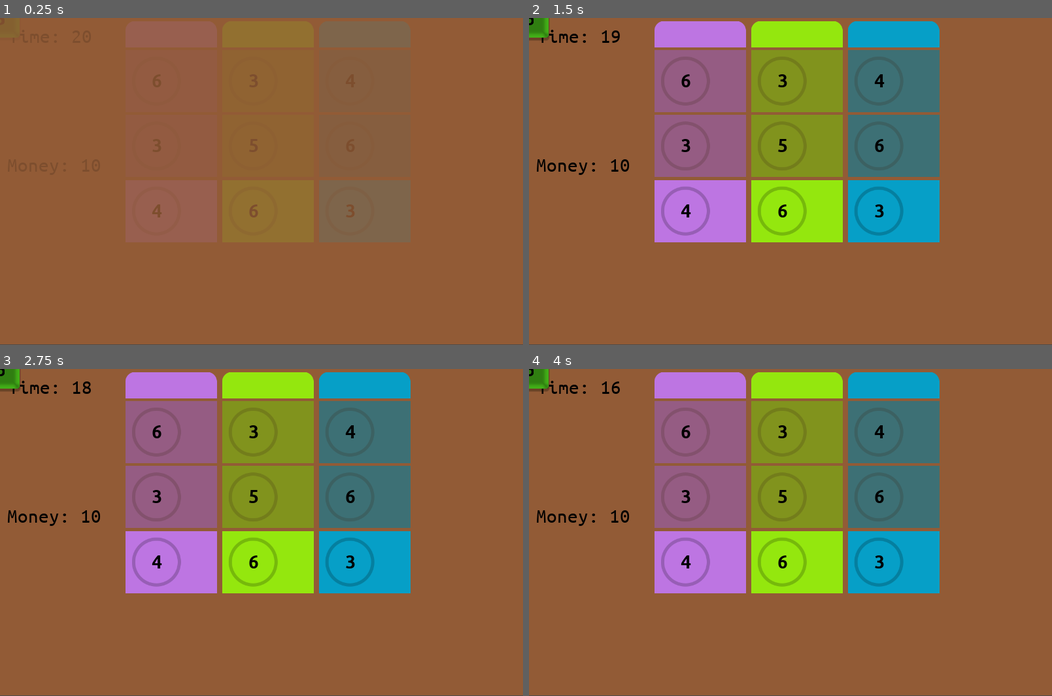
Above: before the commit, frames 1-4 (two rows, left to right).
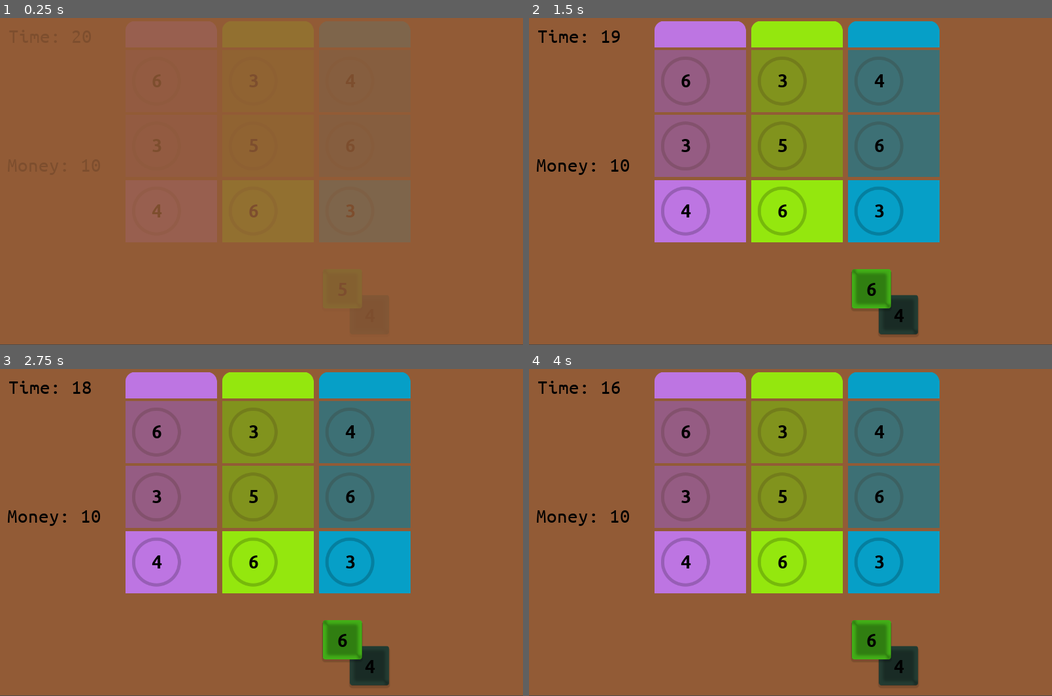
Above: after the commit, the same moments.

Repository: matzebond/DiceRepair
Game: Godot game, scene res://scenes/screens/RootNode.tscn
Same seed, same stepped clock (60 frames per second), same inputs: the game is played once before the commit and once after it.
Inputs (mouse positions are in pixels of both pictures, inside the frame that each line leads up to):
- Up to frame 1 (0.25 s): no input
- Up to frame 2 (1.5 s): move the mouse to (905, 165) at 0.52 s; click (905, 165) at 0.67 s; tap Enter at 1.25 s; drag from (685, 197) to (701, 80) at 1.27 s
- Up to frame 3 (2.75 s): tap Space at 2 s; move the mouse to (313, 460) at 2.02 s; click (313, 460) at 2.17 s
- Up to frame 4 (4 s): tap Enter at 2.75 s; drag from (764, 597) to (701, 496) at 2.77 s; tap Space at 3.5 s; move the mouse to (947, 581) at 3.52 s; click (947, 581) at 3.67 s

The runs differ from the first frame. In frame 1, less than 0.1% of the frame differs, in the area x 2-4%, y 3-6%; in frame 2, 2.0%, in the area x 0-75%, y 0-97%; in frame 3, 2.0%; in frame 4, 2.0%.

Commit message:
Init die pos

Diff:
--- a/scenes/screens/GameScene.gd
+++ b/scenes/screens/GameScene.gd
@@ -23,8 +23,16 @@
 
 
 func add_die(die):
+    die.position = random_die_pos()
     self.add_child(die)
     die.roll()
+
+func random_die_pos():
+    var area = Rect2($DieArea.global_position, $DieArea.scale * Vector2(100,100))
+    area.position -= area.size / 2
+    var x = area.position.x + rand_range(0, area.size.x)
+    var y = area.position.y + rand_range(0, area.size.y)
+    return Vector2(x,y)
 
 
 func get_next_scene():
--- a/scenes/screens/UpgradeScene.gd
+++ b/scenes/screens/UpgradeScene.gd
@@ -12,8 +12,16 @@
 
 
 func add_die(die):
+    die.position = random_die_pos()
     self.add_child(die)
-    print(die.state)
+
+
+func random_die_pos():
+    var area = Rect2($DieArea.global_position, $DieArea.scale * Vector2(100,100))
+    area.position -= area.size / 2
+    var x = area.position.x + rand_range(0, area.size.x)
+    var y = area.position.y + rand_range(0, area.size.y)
+    return Vector2(x,y)
 
 
 func end_scene():
